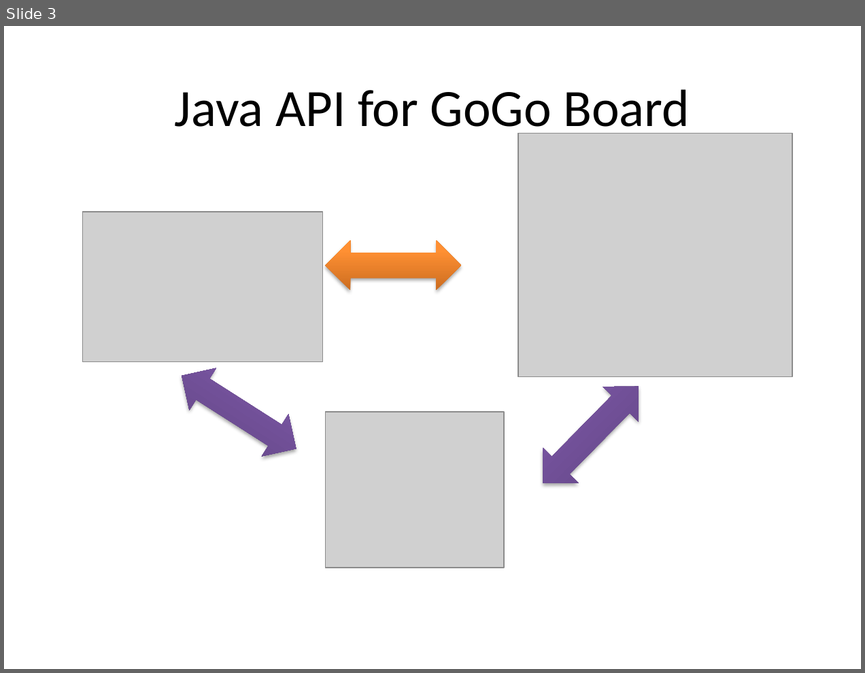
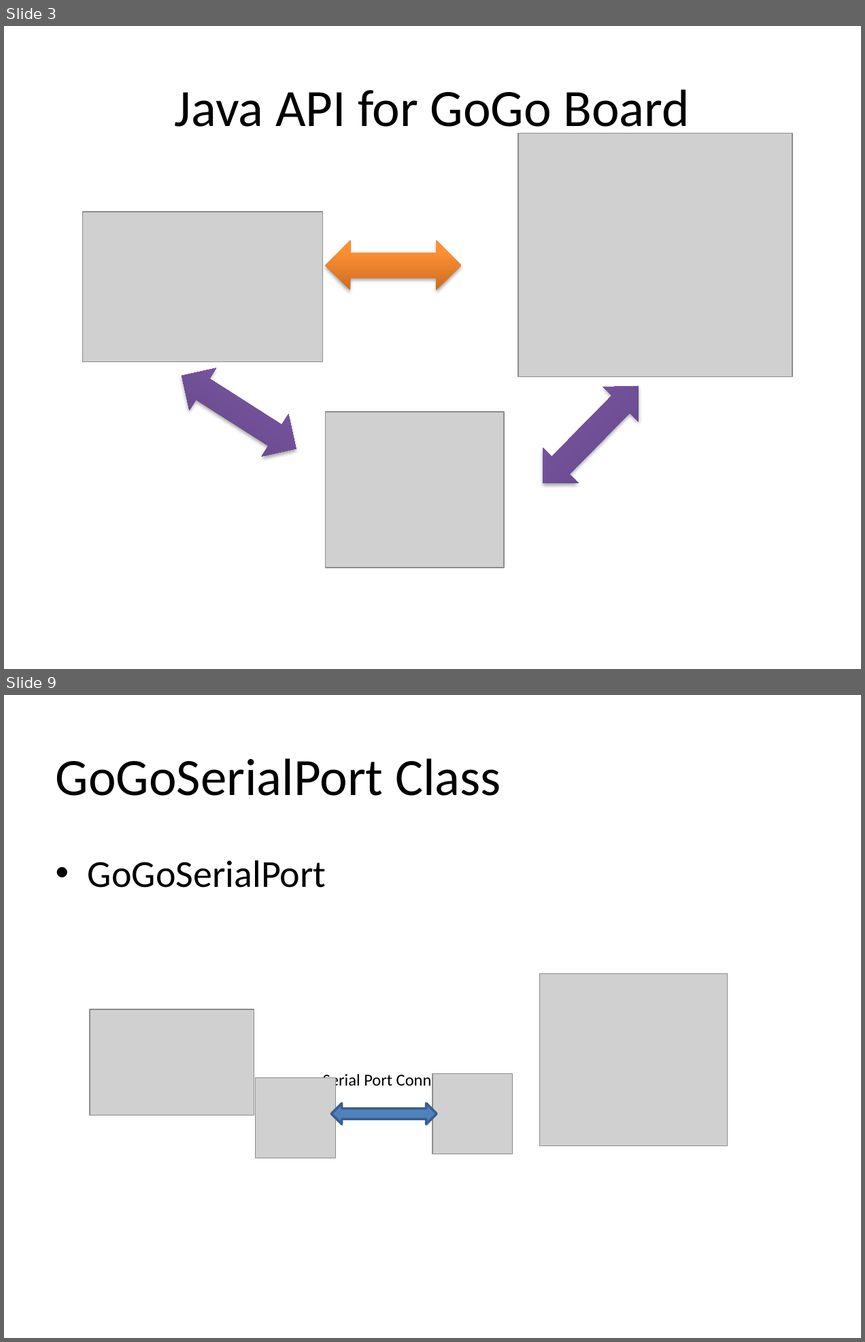
Before and after one commit to Hugo-X/gogolib4java, a slide deck: tutorial/Introduction of gogolib.pptx. Shown one above the other, each under a label of ours: slide 3 before the commit, slides 3 and 9 after it; the slides between them are not shown. The pictures are 865x673 and 865x1342 pixels, drawn with LibreOffice and Linux fonts; fonts in the diff are those of the drawing; grey boxes stand for pictures. Boxes give left, top, right and bottom in pixels: in the first picture for what was removed or moved away, otherwise in the second. Text is boxed around its words. In the diff, an @@ line names an element or a change of style, - is before the commit and + after.

```diff
--- a/tutorial/Introduction of gogolib.pptx
+++ b/tutorial/Introduction of gogolib.pptx
@@ slide 9 added at box(4, 695, 861, 1338), background #FFFFFF @@
@@ title added at box(56, 758, 501, 796), 44 pt, text #000000 @@
+GoGoSerialPort Class
@@ text added at box(88, 860, 326, 887), 32 pt, text #000000 @@
+• GoGoSerialPort
@@ picture added at box(540, 974, 727, 1146) @@
@@ picture added at box(90, 1009, 254, 1116) @@
@@ picture added at box(255, 1078, 336, 1159) @@
@@ text added at box(323, 1072, 474, 1089), 14 pt, text #000000 @@
+Serial Port Connection
@@ picture added at box(432, 1074, 513, 1154) @@
@@ left right arrow added at box(331, 1103, 436, 1124), fill #4F81BD, outline #3A5F8C 2 pt @@
```
Also in this commit, not shown: 3 slides changed, 3 other slides added, 1 slide removed, 1 other file.
